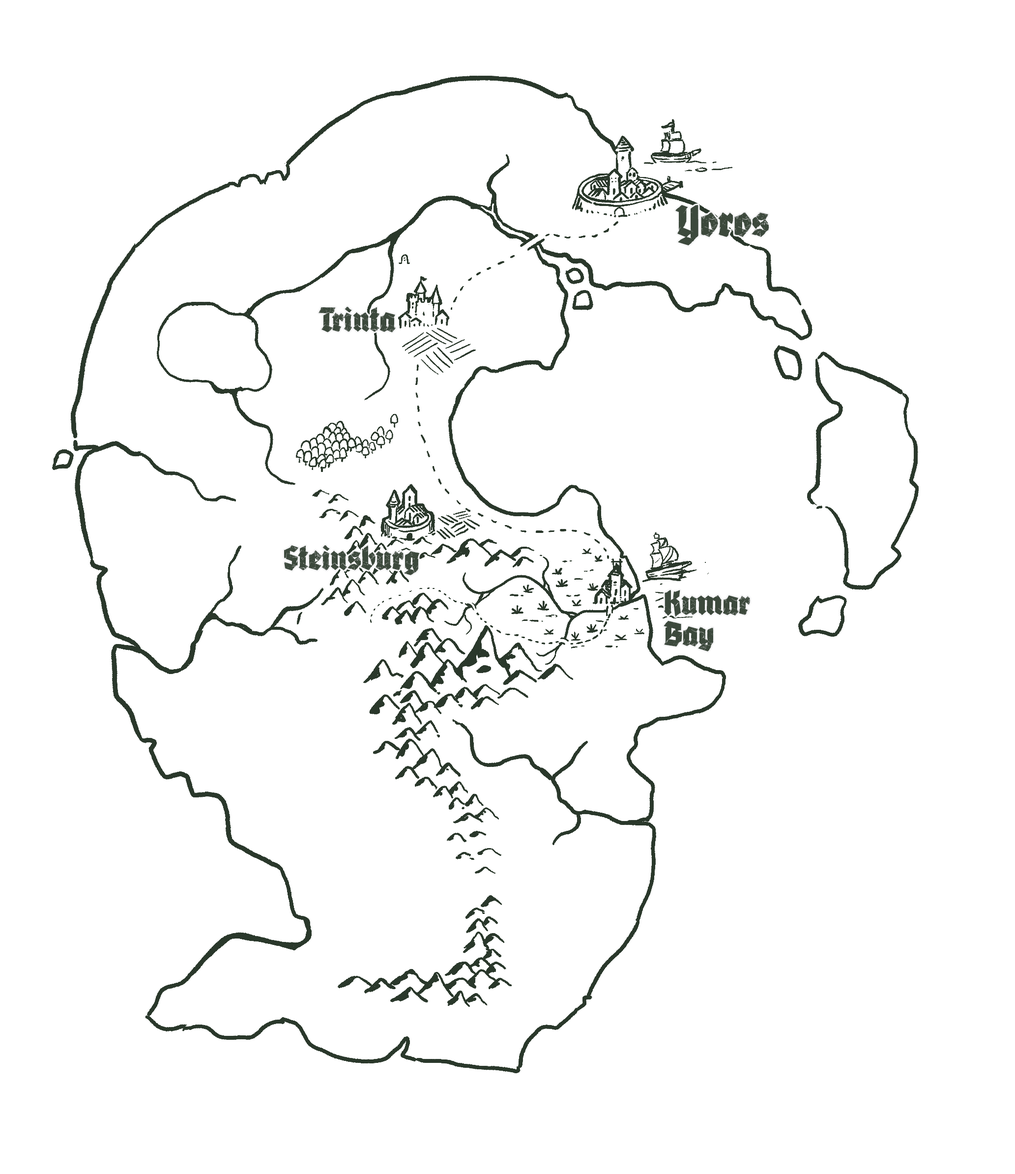
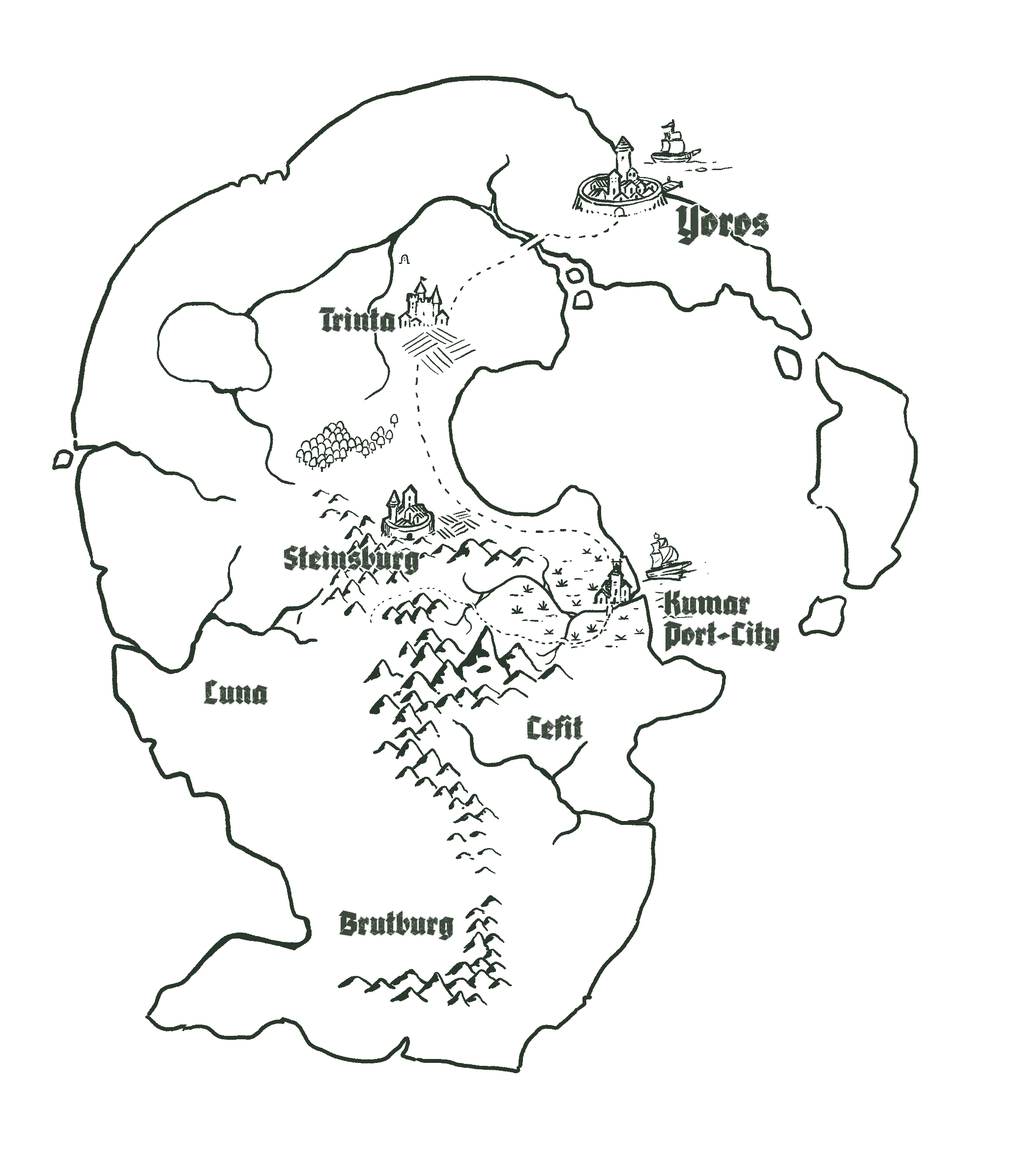
Layers edited between the first and the second 1015px x 1174px image:
added layer "Cefit" above "Luna" over box(526, 714, 584, 741)
added layer "Luna" above "Brutburg" over box(203, 679, 269, 705)
added layer "Brutburg" above "Kumar Port-City" over box(338, 910, 455, 941)
renamed "Kumar Bay" to "Kumar Port-City", painted on it over box(663, 619, 780, 652)
